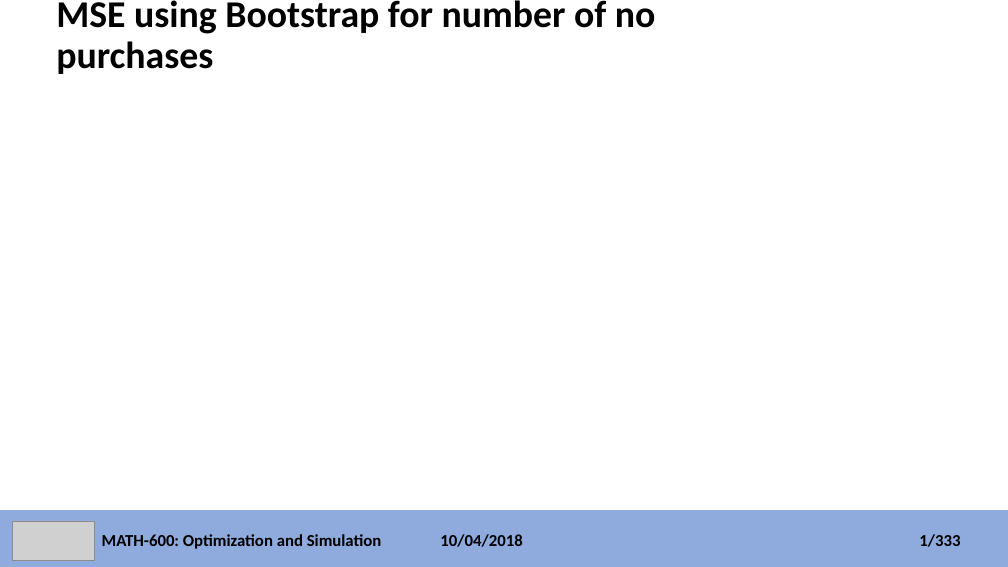
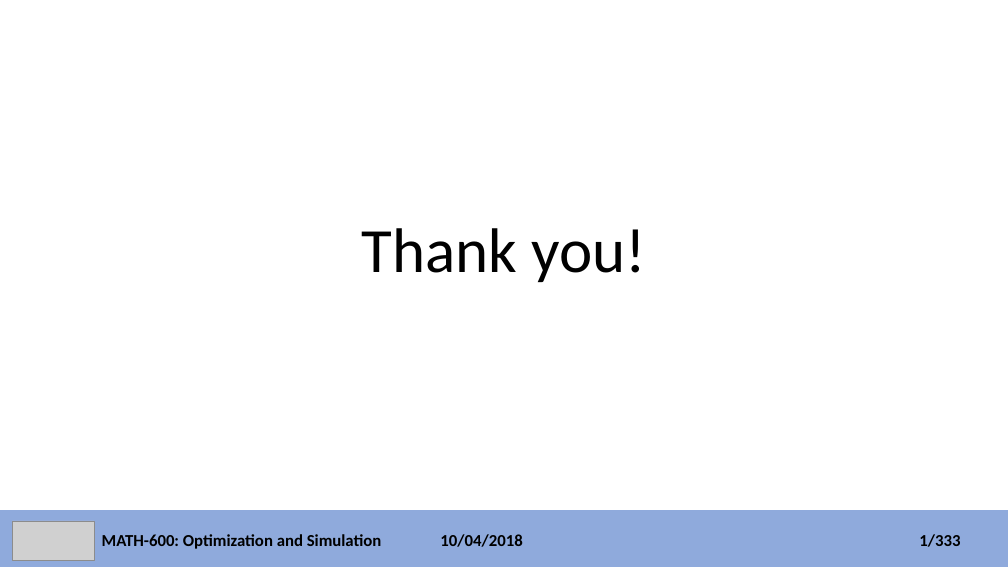
Before and after one commit to faymanns/simulation_and_optimization, a slide deck: slide 19 of simulation_project.pptx (slide 9 before the commit). Drawn at 1008x567 pixels with LibreOffice and Linux fonts; fonts in the diff are those of the drawing; grey boxes stand for pictures. Boxes give left, top, right and bottom in pixels: in the first picture for what was removed or moved away, otherwise in the second. Text is boxed around its words. In the diff, an @@ line names an element or a change of style, - is before the commit and + after.

```diff
--- a/simulation_project.pptx
+++ b/simulation_project.pptx
@@ title removed at (x1=56, y1=0, x2=656, y2=74) @@
-MSE using Bootstrap for number of no purchases
@@ title added at (x1=362, y1=228, x2=647, y2=282), 60 pt, text #000000 @@
+Thank you!
```
Also in this commit, not shown: 7 other slides changed, 7 slides added.
